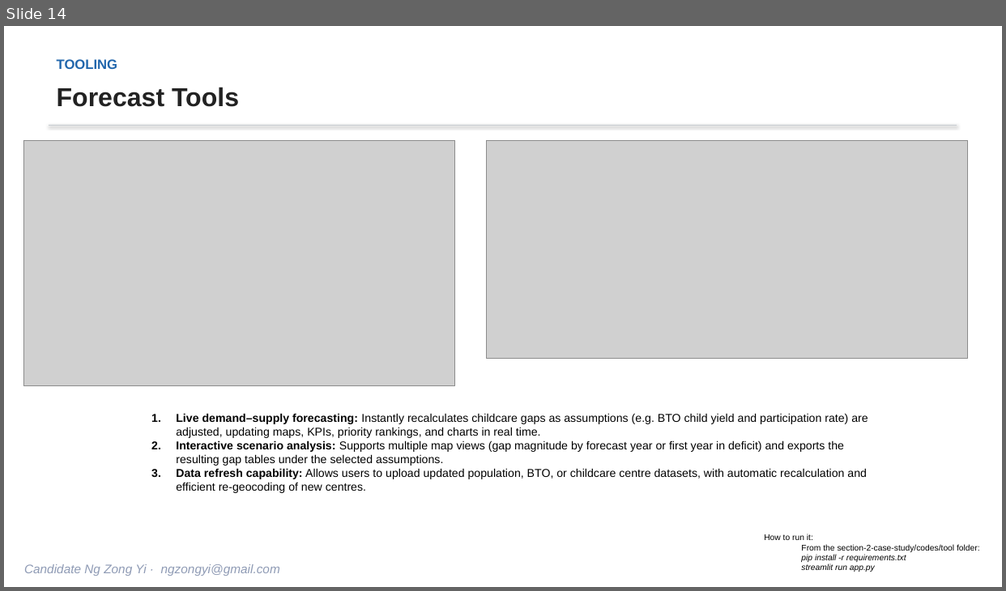
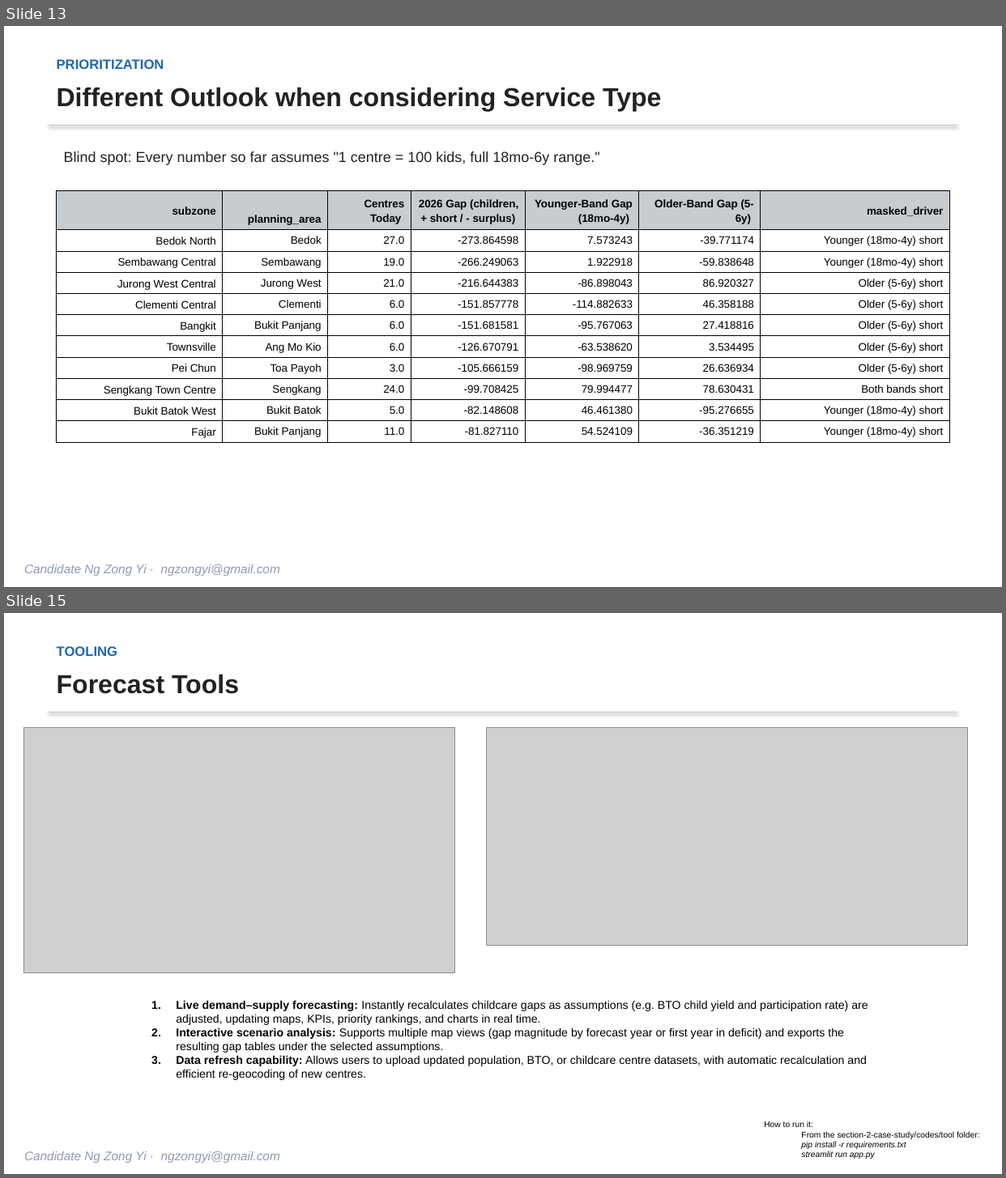
Before and after one commit to ngzongyi/govtech_geospatial, a slide deck: section-2-case-study/slides/preschool_demand_supply_slides.pptx. Shown one above the other, each under a label of ours: slide 14 before the commit, slides 13 and 15 after it; the slides between them are not shown. The pictures are 1006x591 and 1006x1178 pixels, drawn with LibreOffice and Linux fonts; fonts in the diff are those of the drawing; grey boxes stand for pictures. Boxes give left, top, right and bottom in pixels: in the first picture for what was removed or moved away, otherwise in the second. Text is boxed around its words. In the diff, an @@ line names an element or a change of style, - is before the commit and + after.

```diff
--- a/section-2-case-study/slides/preschool_demand_supply_slides.pptx
+++ b/section-2-case-study/slides/preschool_demand_supply_slides.pptx
@@ slide 13 added at box(4, 26, 1002, 587), background #FFFFFF @@
@@ text added at box(57, 59, 164, 69), 13 pt, text #2166AC, bold @@
+PRIORITIZATION
@@ text added at box(57, 87, 661, 111), 25 pt, text #222222, bold @@
+Different Outlook when considering Service Type
@@ line added from (49, 125) to (957, 125), #C7CCD1 1 pt @@
@@ text added at box(64, 152, 599, 165), 14 pt, text #222222 @@
+Blind spot: Every number so far assumes "1 centre = 100 kids, full 18mo-6y range."
@@ table added at box(57, 191, 950, 442), 11 rows, 7 columns @@
+subzone | planning_area | Centres Today | 2026 Gap (children, + short / - surplus) | Younger-Band Gap (18mo-4y) | Older-Band Gap (5-6y) | masked_driver
+Bedok North | Bedok | 27.0 | -273.864598 | 7.573243 | -39.771174 | Younger (18mo-4y) short
+Sembawang Central | Sembawang | 19.0 | -266.249063 | 1.922918 | -59.838648 | Younger (18mo-4y) short
+Jurong West Central | Jurong West | 21.0 | -216.644383 | -86.898043 | 86.920327 | Older (5-6y) short
+Clementi Central | Clementi | 6.0 | -151.857778 | -114.882633 | 46.358188 | Older (5-6y) short
+Bangkit | Bukit Panjang | 6.0 | -151.681581 | -95.767063 | 27.418816 | Older (5-6y) short
+Townsville | Ang Mo Kio | 6.0 | -126.670791 | -63.538620 | 3.534495 | Older (5-6y) short
+Pei Chun | Toa Payoh | 3.0 | -105.666159 | -98.969759 | 26.636934 | Older (5-6y) short
+Sengkang Town Centre | Sengkang | 24.0 | -99.708425 | 79.994477 | 78.630431 | Both bands short
+Bukit Batok West | Bukit Batok | 5.0 | -82.148608 | 46.461380 | -95.276655 | Younger (18mo-4y) short
+Fajar | Bukit Panjang | 11.0 | -81.827110 | 54.524109 | -36.351219 | Younger (18mo-4y) short
@@ text added at box(24, 565, 280, 576), 12 pt, text #8F9BB5, italic @@
+Candidate Ng Zong Yi · ngzongyi@gmail.com
@@ what was slide 14 is now slide 15 @@
```
Also in this commit, not shown: 4 slides changed, 3 other files.
